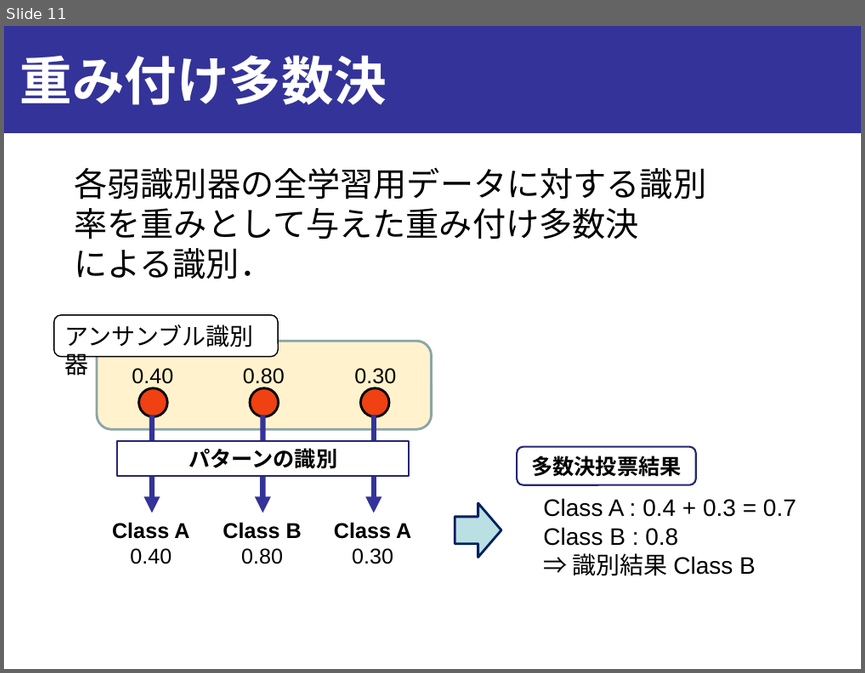
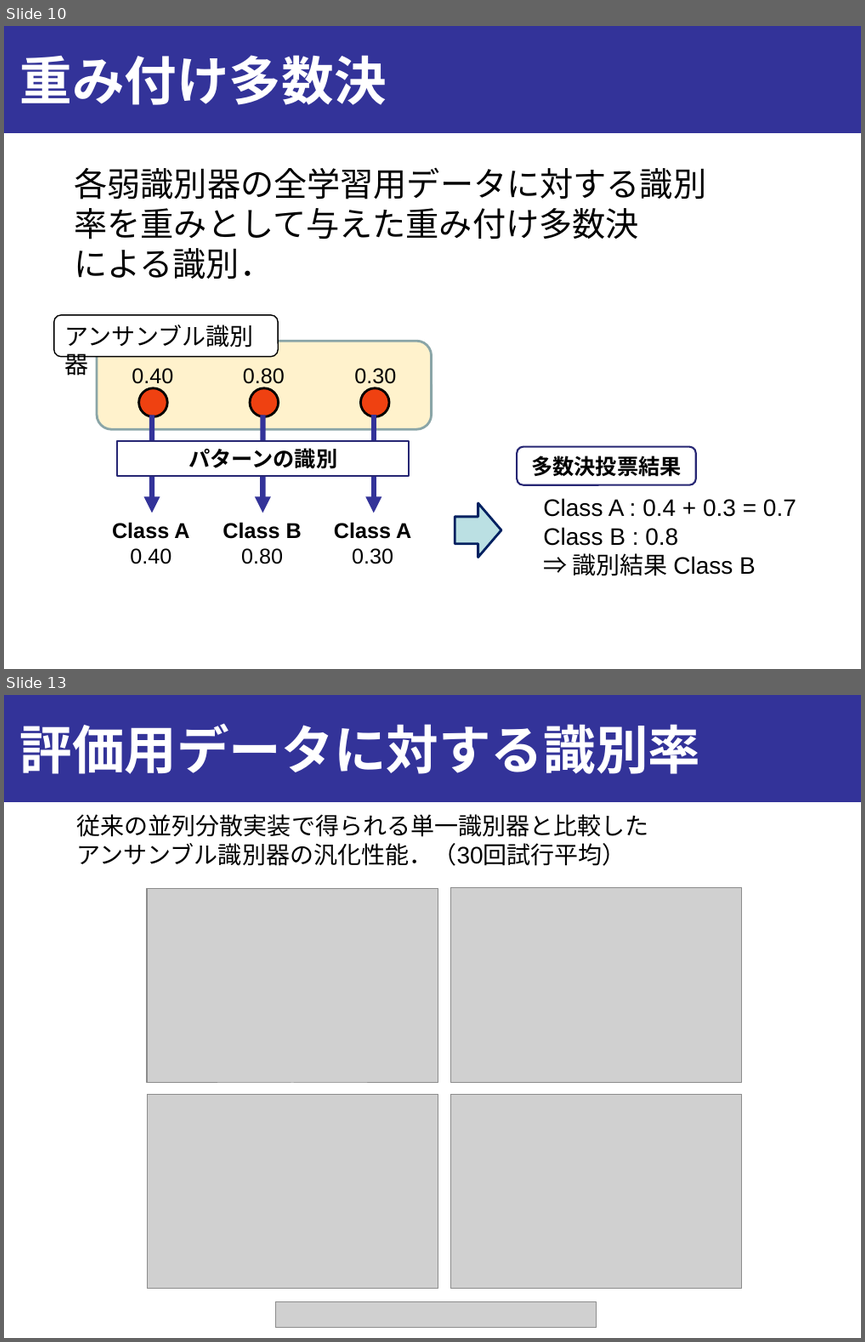
Before and after one commit to onikUone/Junior_slides, a slide deck: Junior_下書き.pptx. Shown one above the other, each under a label of ours: slide 11 before the commit, slides 10 and 13 after it; the slides between them are not shown. The pictures are 865x673 and 865x1342 pixels, drawn with LibreOffice and Linux fonts; fonts in the diff are those of the drawing; grey boxes stand for pictures. Boxes give left, top, right and bottom in pixels: in the first picture for what was removed or moved away, otherwise in the second. Text is boxed around its words. In the diff, an @@ line names an element or a change of style, - is before the commit and + after.

```diff
--- a/Junior_下書き.pptx
+++ b/Junior_下書き.pptx
@@ slide 13 added at (x1=4, y1=695, x2=861, y2=1338), background #FFFFFF; not listed: 1 template element that a slide beside it also shows @@
@@ title added at (x1=19, y1=723, x2=700, y2=774), 44 pt, text #FFFFFF, bold @@
+評価用データに対する識別率
@@ text added at (x1=77, y1=814, x2=649, y2=866), 20 pt, text #000000 @@
+従来の並列分散実装で得られる単一識別器と比較した
+アンサンブル識別器の汎化性能．（30回試行平均）
@@ picture added at (x1=147, y1=889, x2=438, y2=1083) @@
@@ picture added at (x1=450, y1=888, x2=742, y2=1083) @@
@@ picture added at (x1=147, y1=1095, x2=438, y2=1289) @@
@@ picture added at (x1=450, y1=1095, x2=742, y2=1289) @@
@@ picture added at (x1=276, y1=1302, x2=596, y2=1327) @@
@@ what was slide 11 is now slide 10 @@
```
Also in this commit, not shown: 4 slides changed, 7 other slides added, 6 other files.
